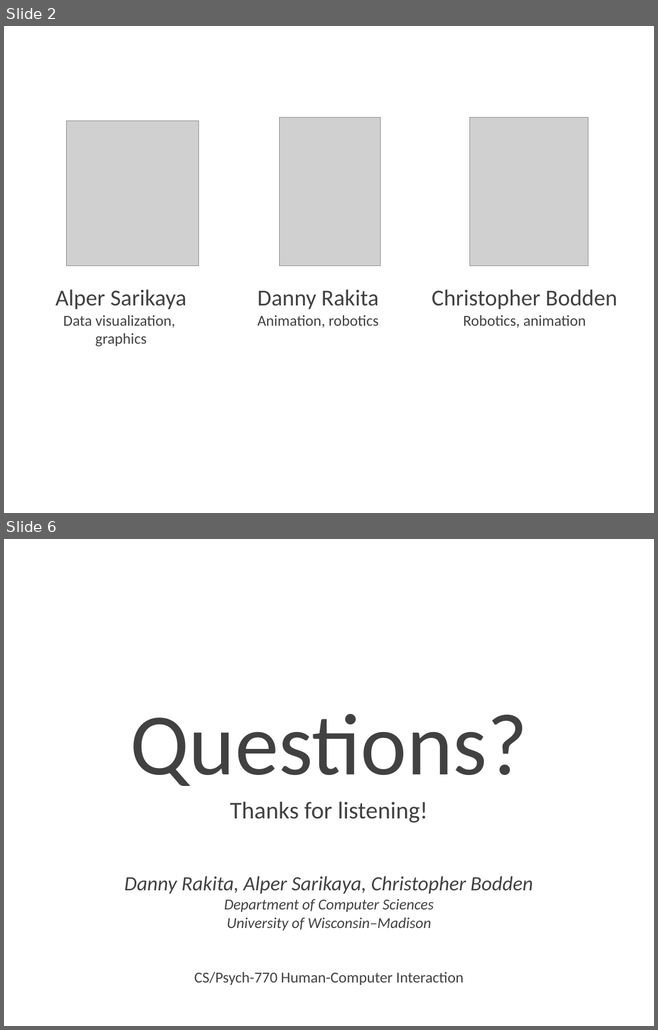
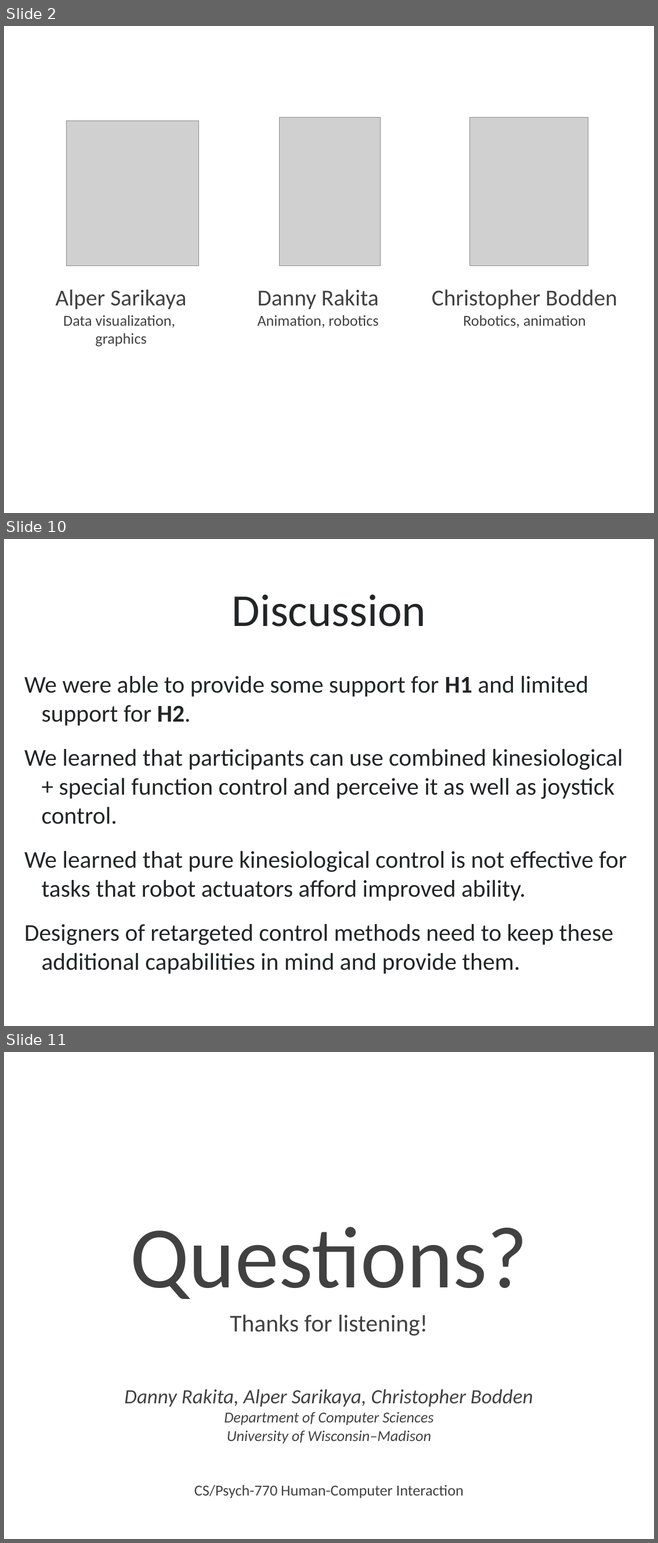
Before and after one commit to caomw/cs770-project, a slide deck: Presentation/group3-final-presentation.pptx. Shown one above the other, each under a label of ours: slides 2 and 6 before the commit, slides 2, 10 and 11 after it; the slides between them are not shown. The pictures are 658x1030 and 658x1543 pixels, drawn with LibreOffice and Linux fonts; fonts in the diff are those of the drawing; grey boxes stand for pictures; background and template pictures are left out. Boxes give left, top, right and bottom in pixels: in the first picture for what was removed or moved away, otherwise in the second. Text is boxed around its words. In the diff, an @@ line names an element or a change of style, - is before the commit and + after.

```diff
--- a/Presentation/group3-final-presentation.pptx
+++ b/Presentation/group3-final-presentation.pptx
@@ slide 10 added at (x1=4, y1=539, x2=654, y2=1026), background picture (left out) @@
@@ title added at (x1=232, y1=595, x2=426, y2=627), 72 pt, text #222526 @@
+Discussion
@@ text added at (x1=24, y1=676, x2=626, y2=974), 38 pt, text #222526 @@
+We were able to provide some support for H1 and limited support for H2.
+We learned that participants can use combined kinesiological + special function control and perceive it as well as joystick control.
+We learned that pure kinesiological control is not effective for tasks that robot actuators afford improved ability.
+Designers of retargeted control methods need to keep these additional capabilities in mind and provide them.
@@ what was slide 6 is now slide 11 @@
```
Also in this commit, not shown: 3 slides changed, 4 other slides added, 1 other file.
